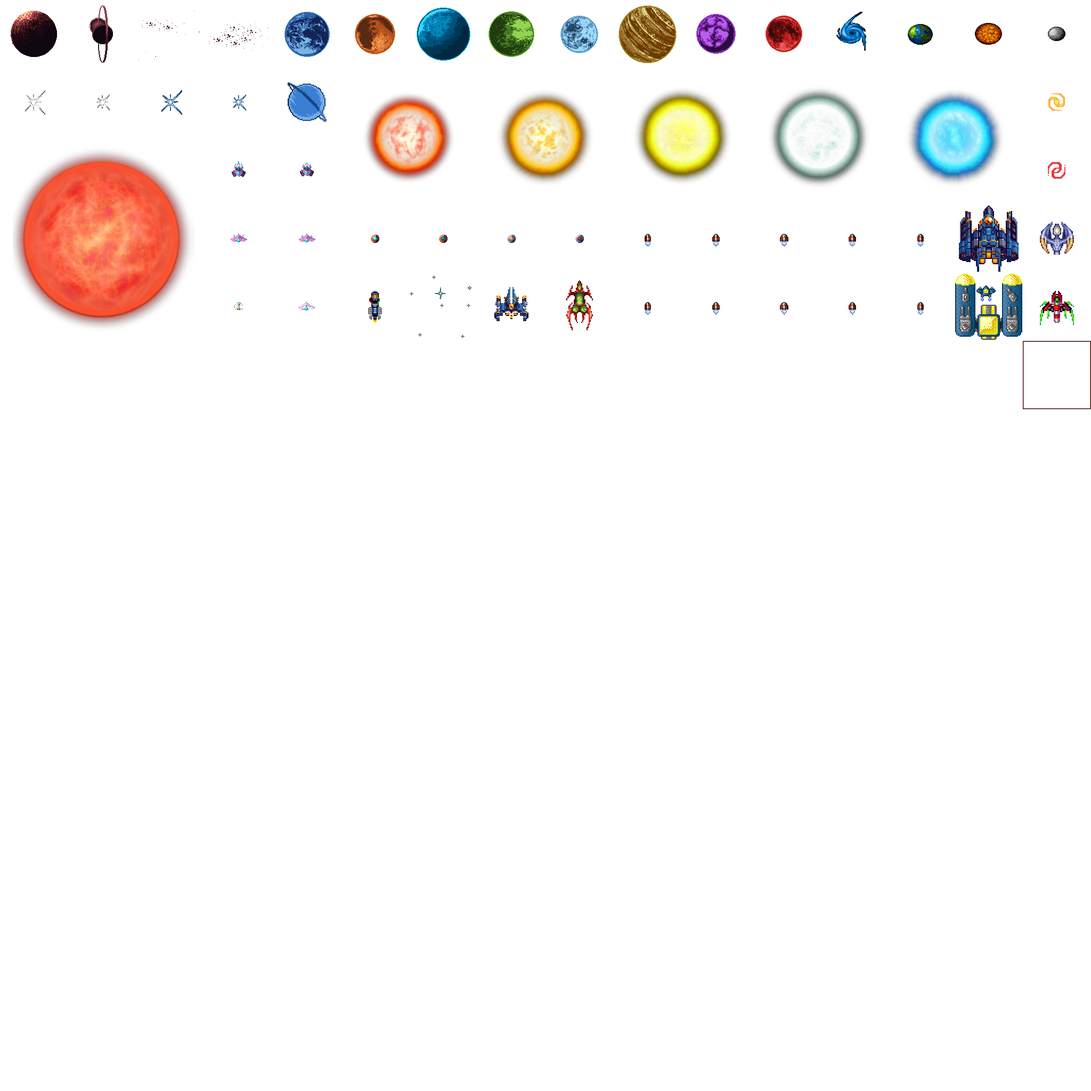
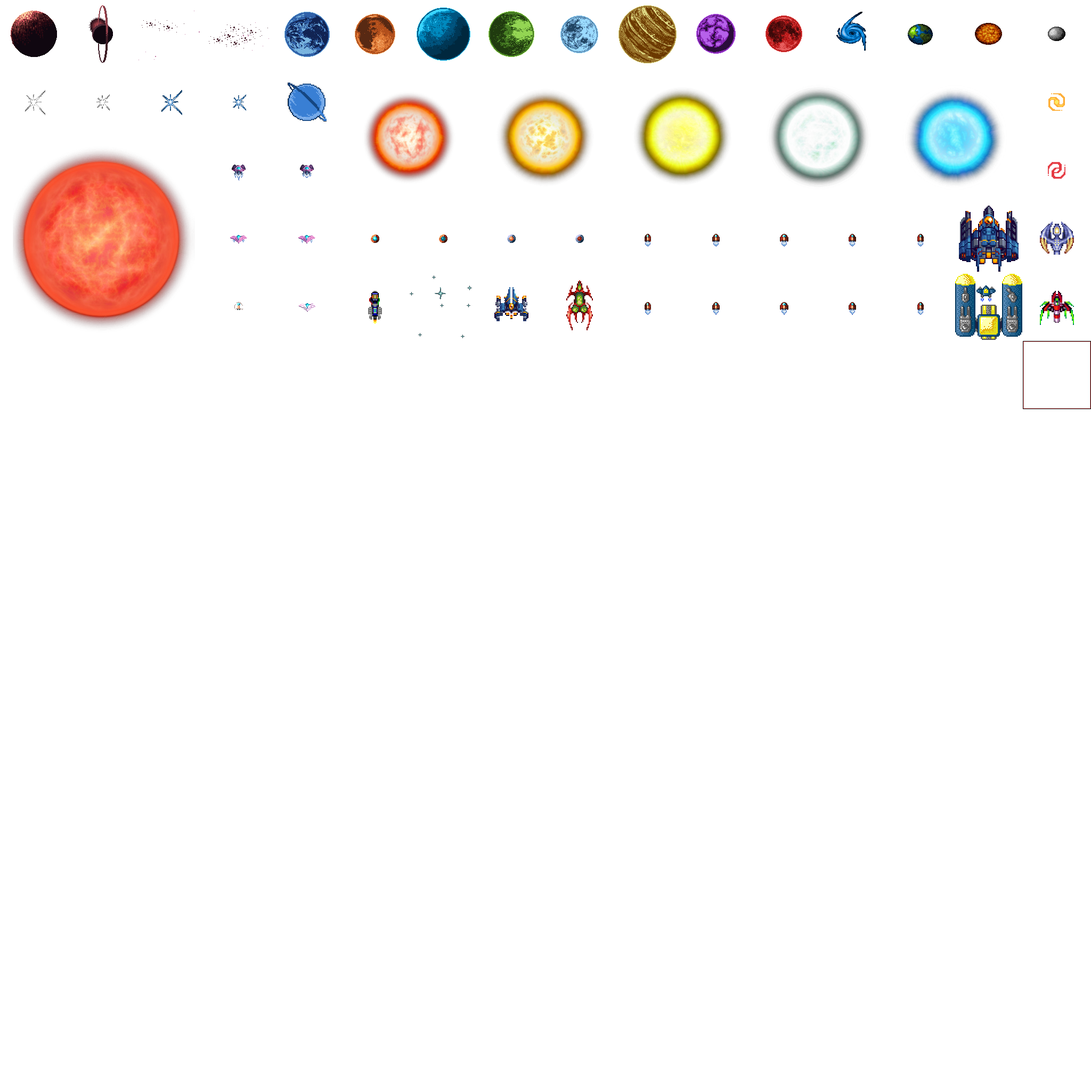
The second (1091, 1091) image is a revision of the first. Changes to its layers:
painted on "parts" over <box>230,238,316,312</box>
painted on "enemy-medium.png" over <box>230,233,316,244</box>
painted on "enemy-big.png" over <box>231,160,314,181</box>
